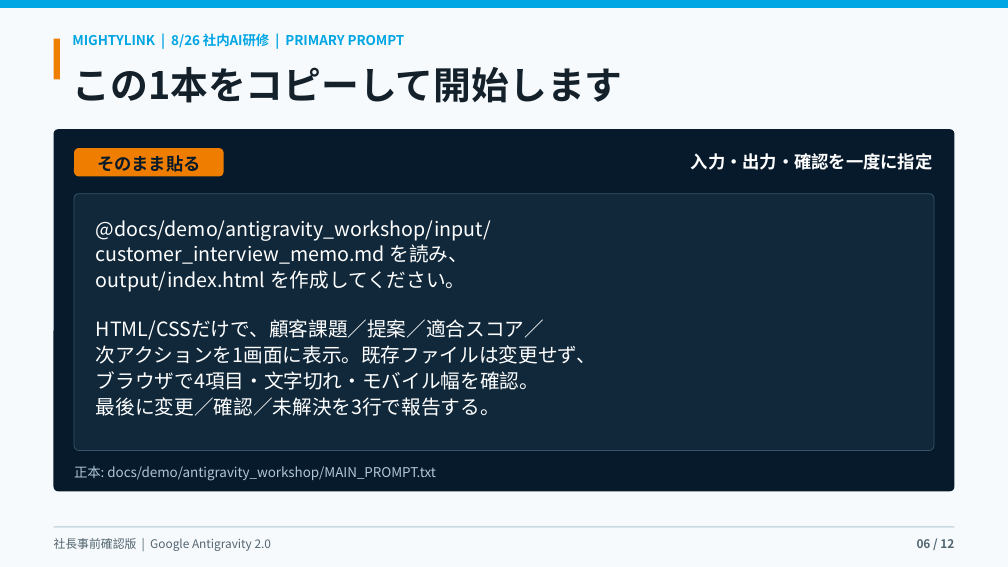
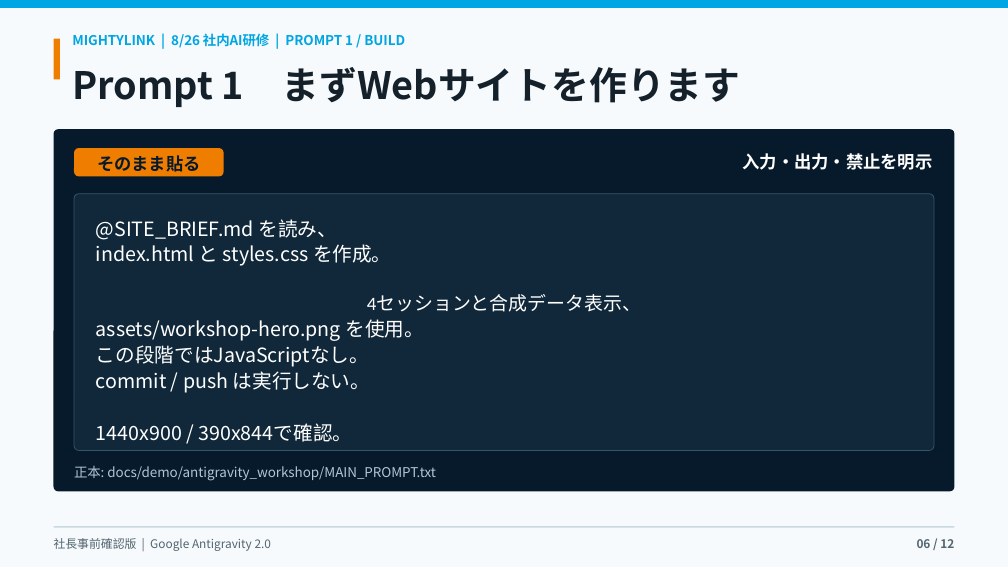
Before and after one commit to kanta13jp1/mighty-link-ai-connect, a slide deck: slide 6 of exports/knowledge_flow/mighty_skill_bridge_antigravity_user_guide_2026.pptx. Drawn at 1008x567 pixels with LibreOffice and Linux fonts; fonts in the diff are those of the drawing; background and template pictures are left out. Boxes give left, top, right and bottom in pixels: in the first picture for what was removed or moved away, otherwise in the second. Text is boxed around its words. In the diff, an @@ line names an element or a change of style, - is before the commit and + after.

Commit message:
feat: redesign Antigravity demo as staged Pages workflow

```diff
--- a/exports/knowledge_flow/mighty_skill_bridge_antigravity_user_guide_2026.pptx
+++ b/exports/knowledge_flow/mighty_skill_bridge_antigravity_user_guide_2026.pptx
@@ text at bbox=[72, 33, 405, 48]: text changed @@
-MIGHTYLINK | 8/26 社内AI研修 | PRIMARY PROMPT
+MIGHTYLINK | 8/26 社内AI研修 | PROMPT 1 / BUILD
@@ text at bbox=[72, 67, 741, 107]: text changed @@
-この1本をコピーして開始します
+Prompt 1 まずWebサイトを作ります
@@ text in rounded rectangle at bbox=[743, 153, 933, 170]: text changed @@
-入力・出力・確認を一度に指定
+入力・出力・禁止を明示
@@ text in rounded rectangle at bbox=[96, 219, 641, 442]: text changed @@
-@docs/demo/antigravity_workshop/input/
-customer_interview_memo.md を読み、
-output/index.html を作成してください。
-HTML/CSSだけで、顧客課題／提案／適合スコア／
-次アクションを1画面に表示。既存ファイルは変更せず、
-ブラウザで4項目・文字切れ・モバイル幅を確認。
-最後に変更／確認／未解決を3行で報告する。
+@SITE_BRIEF.md を読み、
+index.html と styles.css を作成。
+4セッションと合成データ表示、
+assets/workshop-hero.png を使用。
+この段階ではJavaScriptなし。
+commit / push は実行しない。
+1440x900 / 390x844で確認。
```
Also in this commit, not shown: 11 other slides changed, 25 other files.
